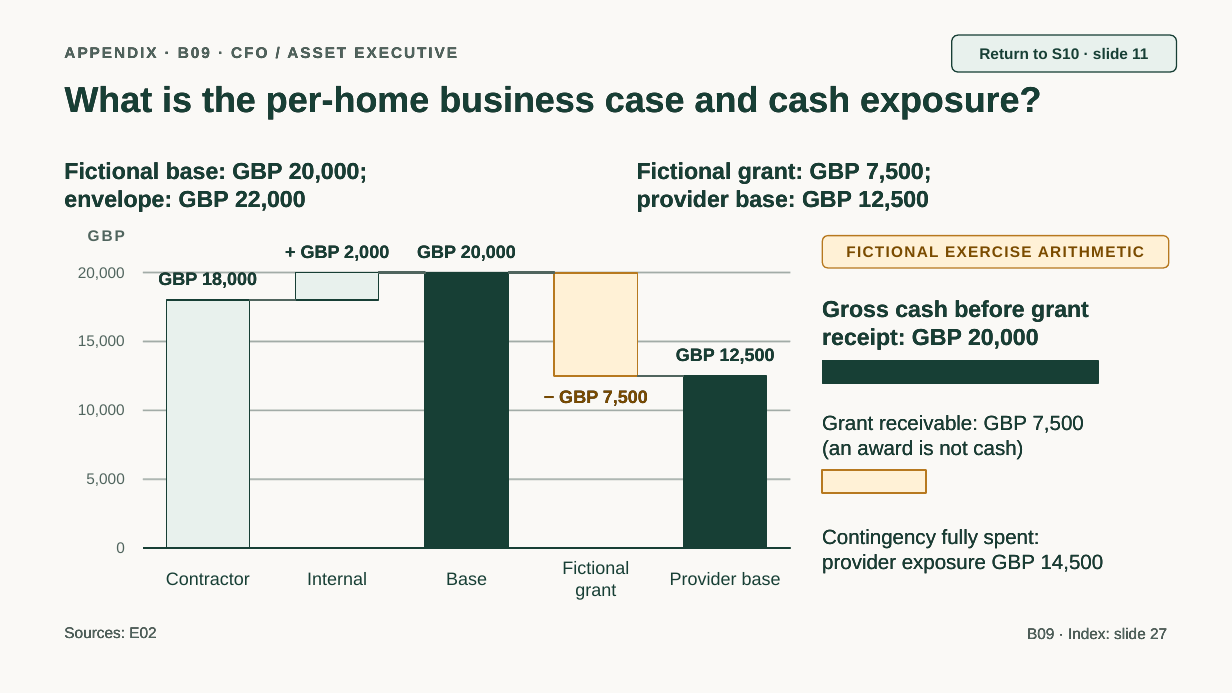
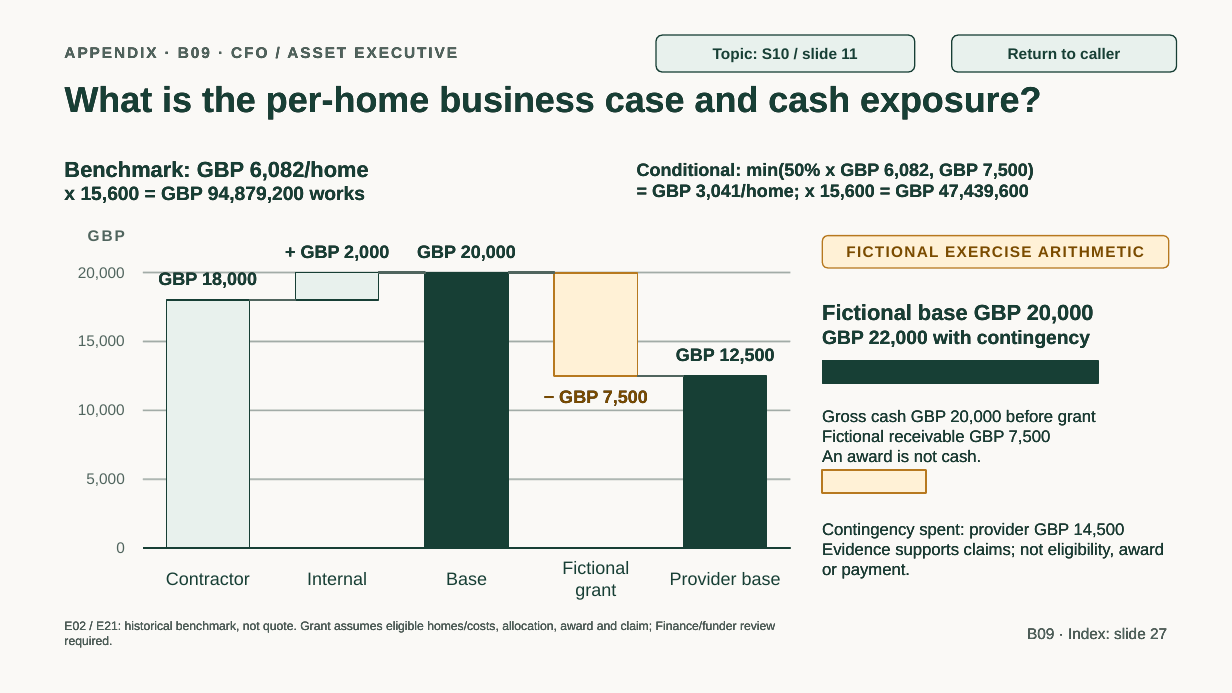
Before and after one commit to jmservera/ama, a slide deck: slide 36 of docs/capstone/deck/zava-forward-cowork-v2-draft.pptx. Drawn at 1232x693 pixels with LibreOffice and Linux fonts; fonts in the diff are those of the drawing. Boxes give left, top, right and bottom in pixels: in the first picture for what was removed or moved away, otherwise in the second. Text is boxed around its words. In the diff, an @@ line names an element or a change of style, - is before the commit and + after.

```diff
--- a/docs/capstone/deck/zava-forward-cowork-v2-draft.pptx
+++ b/docs/capstone/deck/zava-forward-cowork-v2-draft.pptx
@@ rounded rectangle added at (656, 35, 915, 72), fill #E8F1ED, outline #173F35 1 pt, 12 pt, text #173F35, bold @@
+Topic: S10 / slide 11
@@ text in rounded rectangle at (1008, 48, 1120, 59): text changed @@
-Return to S10 · slide 11
+Return to caller
@@ text at (64, 161, 369, 203): text changed; size 18 to 15 pt @@
-Fictional base: GBP 20,000; envelope: GBP 22,000
+Benchmark: GBP 6,082/home
+x 15,600 = GBP 94,879,200 works
@@ text at (637, 163, 1034, 200): text changed; size 18 to 14 pt @@
-Fictional grant: GBP 7,500; provider base: GBP 12,500
+Conditional: min(50% x GBP 6,082, GBP 7,500)
+= GBP 3,041/home; x 15,600 = GBP 47,439,600
@@ text at (822, 304, 1094, 348): text changed; size 18 to 15 pt @@
-Gross cash before grant receipt: GBP 20,000
+Fictional base GBP 20,000
+GBP 22,000 with contingency
@@ text at (822, 409, 1096, 463): text changed; size 16 to 13 pt @@
-Grant receivable: GBP 7,500 (an award is not cash)
+Gross cash GBP 20,000 before grant
+Fictional receivable GBP 7,500
+An award is not cash.
@@ text at (822, 522, 1164, 579): text changed; size 16 to 13 pt @@
-Contingency fully spent: provider exposure GBP 14,500
+Contingency spent: provider GBP 14,500
+Evidence supports claims; not eligibility, award or payment.
@@ text at (64, 621, 775, 648): text changed; size 12 to 9.5 pt @@
-Sources: E02
+E02 / E21: historical benchmark, not quote. Grant assumes eligible homes/costs, allocation, award and claim; Finance/funder review required.
```
Also in this commit, not shown: 31 other slides changed, 24 other files.
